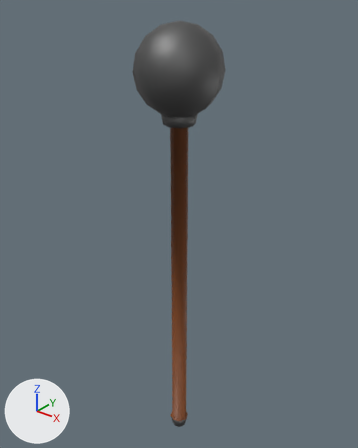
An edit to the OBJ model assets/models/mace.obj, drawn before and after from the same camera.
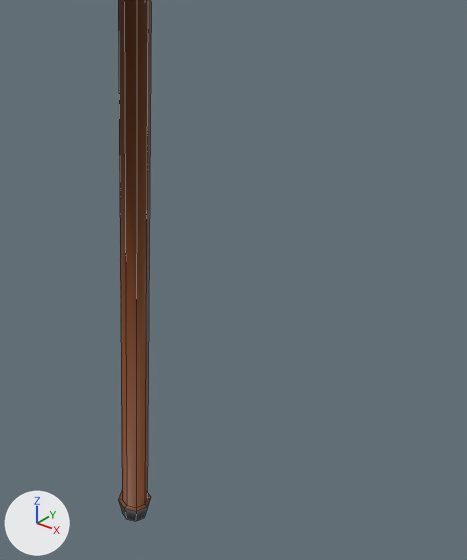
Old and new are each drawn whole from a 50 mm camera at (1.028, -1.282, 1.116) aimed at (-0.035, 0.046, 0.292) and again close up on the part from 30% to 100% of the width and 33% to 100% of the height. The axes (+X, +Y, +Z) are drawn at lower left. The lights are the same throughout. The first two pictures are the older version. The close-ups show mesh edges as thin lines. Where no turn or scale is listed for an object, it has been applied to the vertices.

Objects in the first close-up: 'Mace1_Cube.002'.
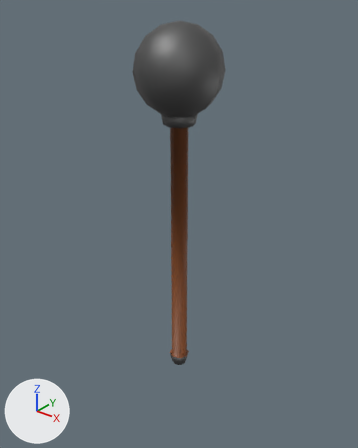
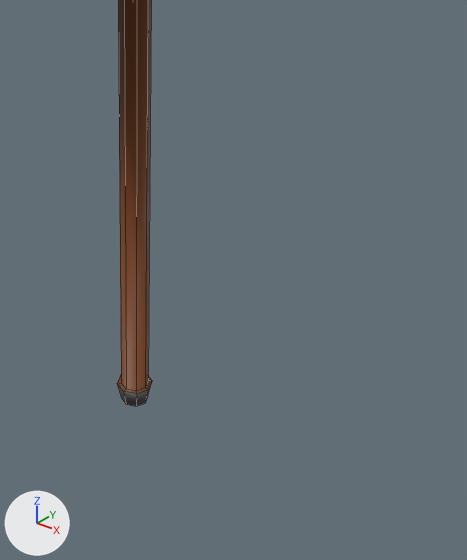
The newer file is also turned or shifted as a whole; pictures and numbers use the older file's frame.

Where the change shows, as pixel boxes (x1, y1, x2, y2) in the close-ups (467 x 560 px):
'Mace1_Cube.002', reshaped
    before: (118, 0, 151, 521)
    after: (117, 0, 152, 406)

What changed in the scene script:
```text
Change me_mace1_cube_002:
    used by ob_mace1_cube_002; location = (0.0, 0.0, 0.0)
    remove me_mace1_cube_002.from_pydata(...)  # 106 vertices, 106 faces; spans x -0.15..0.15, y -0.15..0.15, z -0.68..1.01
    add me_mace1_cube_002.from_pydata(...)  # 106 vertices, 106 faces; spans x -0.15..0.15, y -0.15..0.15, z -0.32..1.01
    me_mace1_cube_002 part 1: all 24 vertices in x -0.04..0.04, y -0.04..0.04, z -0.68..-0.63 are moved by (0.0, 0.0, 0.36)
```
